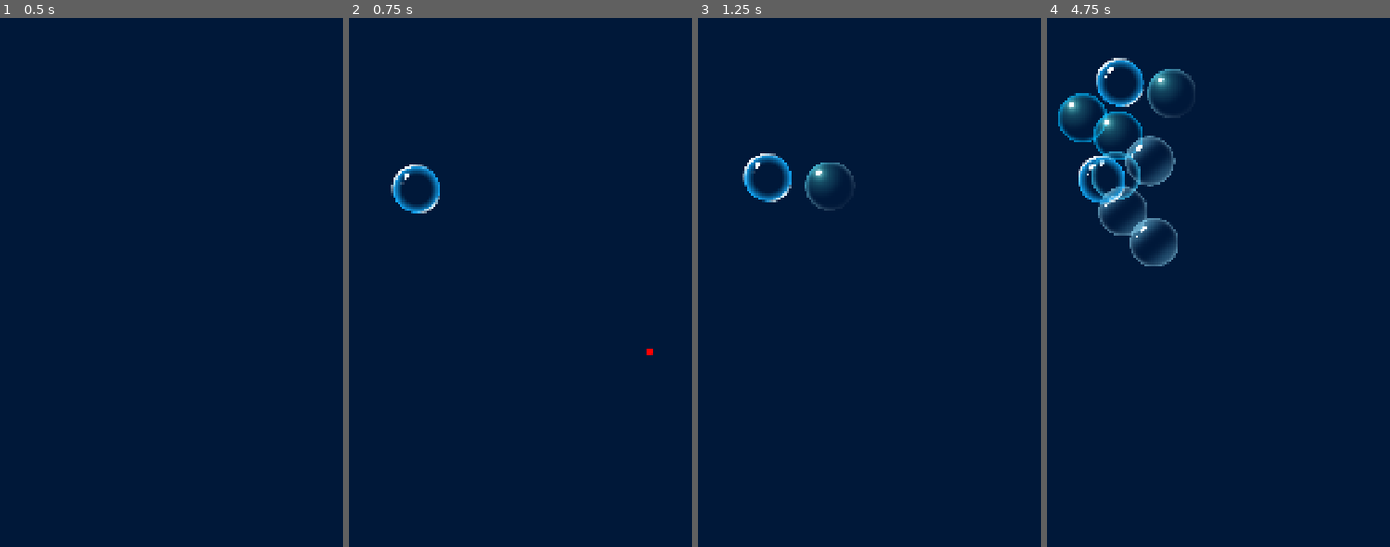
Above: before the commit, frames 1-4 (left to right).
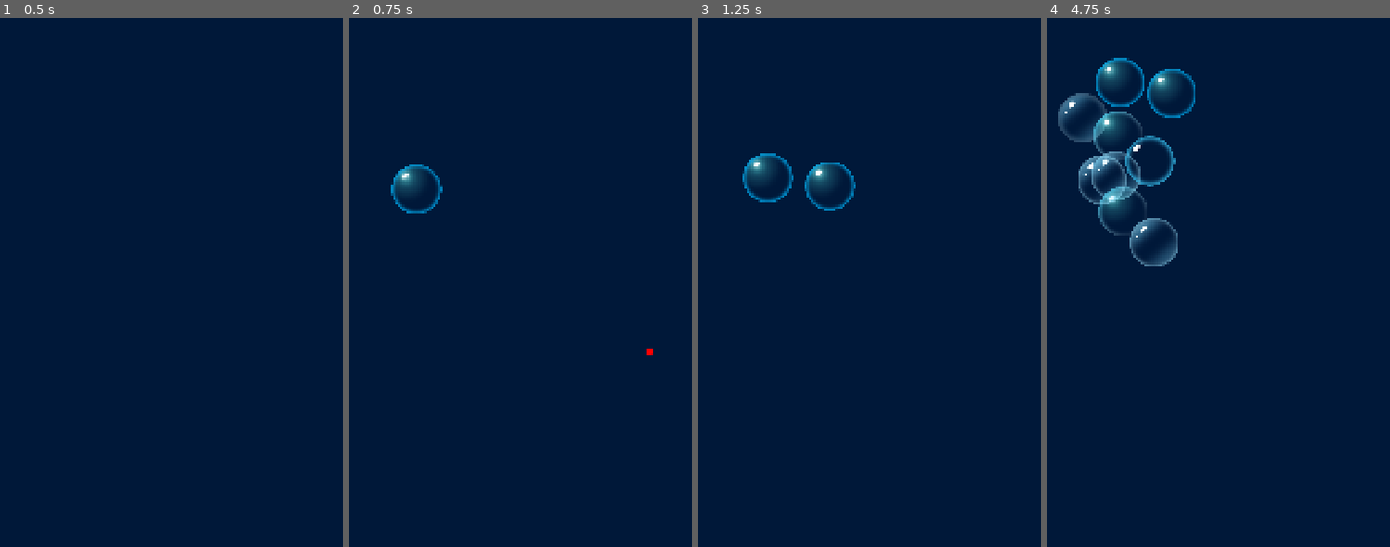
Above: after the commit, the same moments.

Repository: HybridAU/bubble-pop
Game: Godot game, scene res://scenes/main.tscn
Two runs of this game, one before a commit and one after it. Both use one fixed random seed, a clock stepped at 60 frames per second and the inputs below.
Inputs (mouse positions are in pixels of both pictures, inside the frame that each line leads up to):
- Up to frame 1 (0.5 s): no input
- Up to frame 2 (0.75 s): tap Enter at 0.5 s; move the mouse to (650, 351) at 0.52 s; click (650, 351) at 0.67 s
- Up to frame 3 (1.25 s): no input
- Up to frame 4 (4.75 s): move the mouse to (1170, 425) at 1.27 s; click (1170, 425) at 1.42 s; move the mouse to (1297, 224) at 2.02 s; click (1297, 224) at 2.17 s; move the mouse to (1235, 536) at 2.77 s; click (1235, 536) at 2.92 s; move the mouse to (1379, 499) at 3.52 s; click (1379, 499) at 3.67 s; move the mouse to (1129, 277) at 4.27 s; click (1129, 277) at 4.42 s

Frame 1 is identical in both runs. In frame 2, 0.8% of the frame differs, in the area x 12-28%, y 27-37%; in frame 3, 1.0%; in frame 4, 3.5%, in the area x 3-44%, y 7-42%.
Error in both runs: Invalid access to property or key 'position' on a base object of type 'InputEventKey'. (res://scripts/main.gd:14)

Commit message:
Consolidate bubble scripts

Diff:
--- a/scenes/bubble.tscn
+++ b/scenes/bubble.tscn
@@ -1,7 +1,6 @@
 [gd_scene format=3 uid="uid://clrnn6vie8uxy"]
 
 [ext_resource type="Script" uid="uid://cewle1upkwa3x" path="res://scripts/bubble.gd" id="1_y2db8"]
-[ext_resource type="Script" uid="uid://qowkvfmmrdgm" path="res://scripts/bubble_sprite.gd" id="2_y2db8"]
 [ext_resource type="Texture2D" uid="uid://2s5krq250ra6" path="res://assets/Droplet/droplet.svg" id="3_lc0bl"]
 [ext_resource type="AudioStream" uid="uid://vbihkho7vv5k" path="res://assets/Pop/pop.mp3" id="4_a6s18"]
 
@@ -155,7 +154,6 @@
 script = ExtResource("1_y2db8")
 
 [node name="Sprite2D" type="Sprite2D" parent="." unique_id=1948743448]
-script = ExtResource("2_y2db8")
 
 [node name="CollisionShape2D" type="CollisionShape2D" parent="." unique_id=1705877029]
 shape = SubResource("CircleShape2D_n2mqj")
--- a/scripts/bubble.gd
+++ b/scripts/bubble.gd
@@ -1,6 +1,7 @@
 extends Area2D
 
 @onready var pop_animation: AnimationPlayer = $PopAnimation
+@onready var sprite: Sprite2D = $Sprite2D
 
 
 var vertical_speed = 60
@@ -9,6 +10,18 @@
 @onready var timer = $Timer
 
 func _ready() -> void:
+	# TODO this isn't too bad with 7 textures, but there must be a way to glob these.
+	# also, maybe the different bubbles can work differently, then we can use them for
+	# specific things rather than just random.
+	var bubble_1 = load("res://assets/Bubbles/bubble_1.png")
+	var bubble_2 = load("res://assets/Bubbles/bubble_2.png")
+	var bubble_3 = load("res://assets/Bubbles/bubble_3.png")
+	var bubble_4 = load("res://assets/Bubbles/bubble_4.png")
+	var bubble_5 = load("res://assets/Bubbles/bubble_5.png")
+	var bubble_6 = load("res://assets/Bubbles/bubble_6.png")
+	var bubble_7 = load("res://assets/Bubbles/bubble_7.png")
+
+	sprite.texture = [bubble_1, bubble_2, bubble_3, bubble_4, bubble_5, bubble_6, bubble_7].pick_random()
 	_on_timer_timeout()
 
 func _on_timer_timeout():
--- a/scripts/bubble_sprite.gd
+++ /dev/null
@@ -1,15 +0,0 @@
-extends Sprite2D
-
-func _ready() -> void:
-	# TODO this isn't too bad with 7 textures, but there must be a way to glob these.
-	# also, maybe the diffrent bubbles can work differently, then we can use them for
-	# specific things rather than just random.
-	var bubble_1 = load("res://assets/Bubbles/bubble_1.png")
-	var bubble_2 = load("res://assets/Bubbles/bubble_2.png")
-	var bubble_3 = load("res://assets/Bubbles/bubble_3.png")
-	var bubble_4 = load("res://assets/Bubbles/bubble_4.png")
-	var bubble_5 = load("res://assets/Bubbles/bubble_5.png")
-	var bubble_6 = load("res://assets/Bubbles/bubble_6.png")
-	var bubble_7 = load("res://assets/Bubbles/bubble_7.png")
-
-	texture = [bubble_1, bubble_2, bubble_3, bubble_4, bubble_5, bubble_6, bubble_7].pick_random()
Not shown, removed: scripts/bubble_sprite.gd.uid
